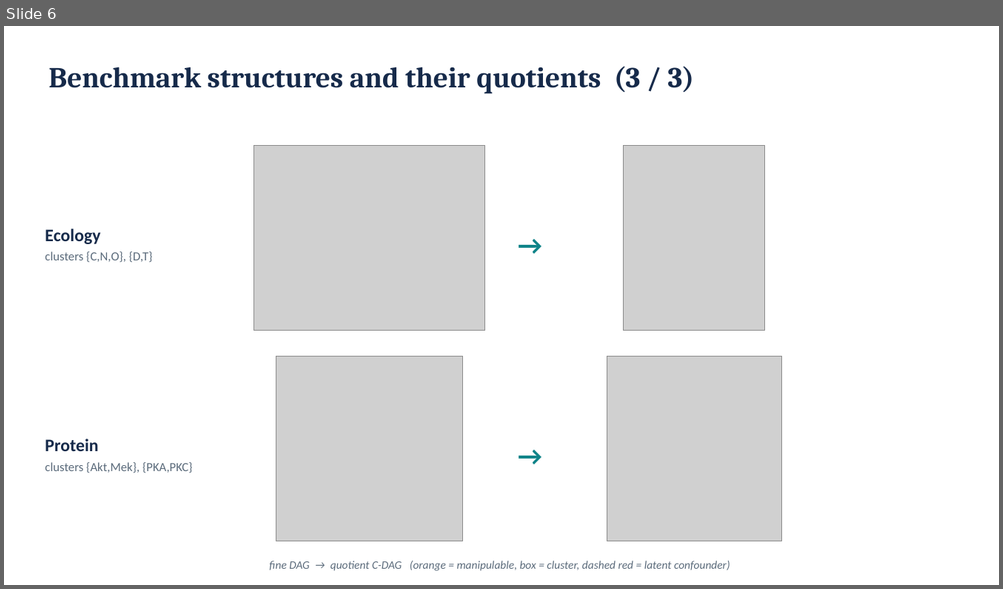
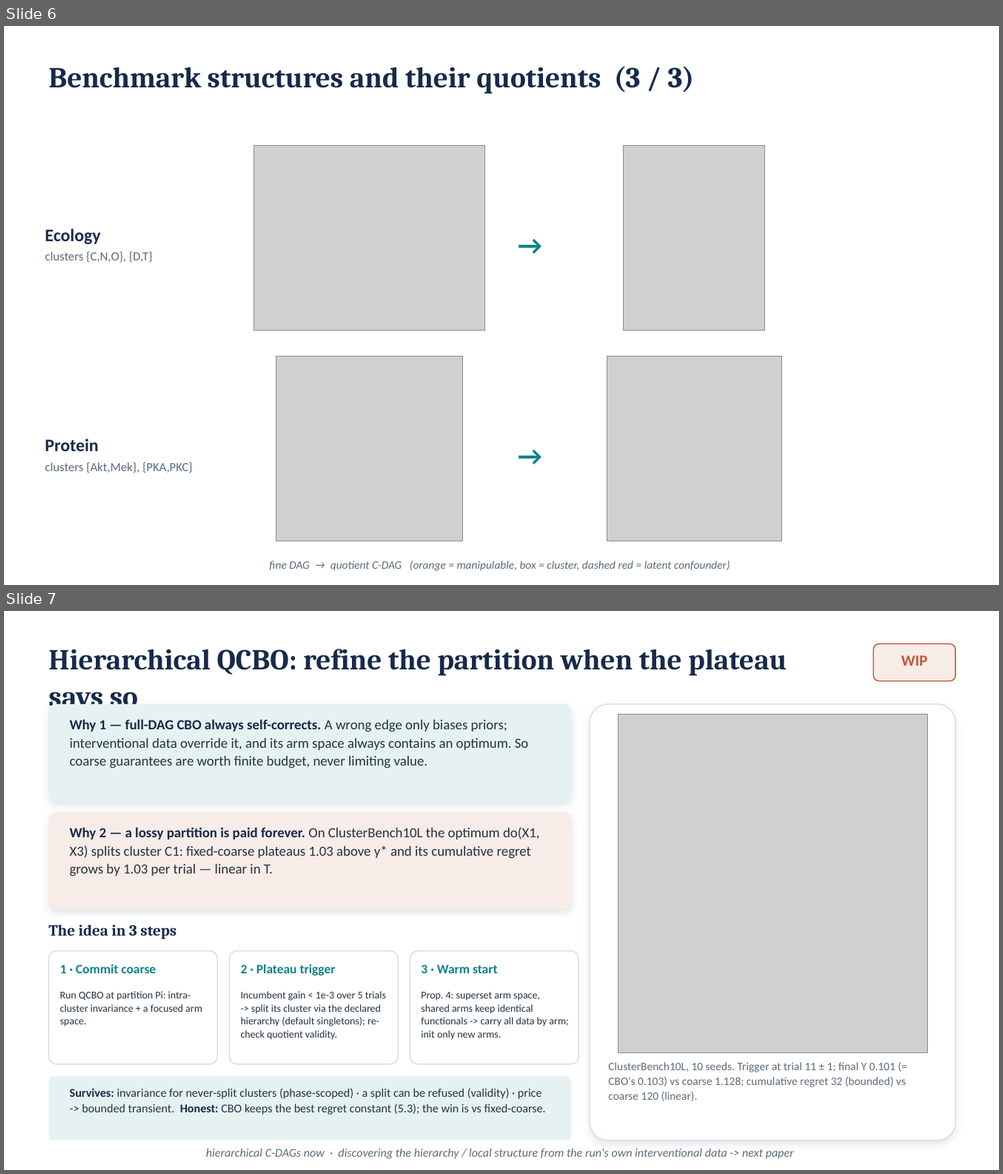
Before and after one commit to fmfsa/ccbo, a slide deck: slides/GAP_PA-GAP_explainer.pptx. Shown one above the other, each under a label of ours: slide 6 before the commit, slides 6 and 7 after it. The pictures are 1003x589 and 1003x1174 pixels, drawn with LibreOffice and Linux fonts; fonts in the diff are those of the drawing; grey boxes stand for pictures. Boxes give left, top, right and bottom in pixels: in the first picture for what was removed or moved away, otherwise in the second. Text is boxed around its words. In the diff, an @@ line names an element or a change of style, - is before the commit and + after.

```diff
--- a/slides/GAP_PA-GAP_explainer.pptx
+++ b/slides/GAP_PA-GAP_explainer.pptx
@@ slide 7 added at bbox=[4, 611, 999, 1170], background #FFFFFF @@
@@ text added at bbox=[48, 649, 786, 706], 28 pt, text #162A4A, bold @@
+Hierarchical QCBO: refine the partition when the plateau says so
@@ rounded rectangle added at bbox=[874, 644, 956, 681], fill #F7ECE7, outline #C2573A 1 pt @@
@@ text added at bbox=[901, 655, 928, 666], 15 pt, text #C2573A, bold @@
+WIP
@@ rounded rectangle added at bbox=[48, 704, 571, 801], fill #E6F2F2 @@
@@ text added at bbox=[70, 719, 529, 769], 13.5 pt, text #243242 @@
+Why 1 — full-DAG CBO always self-corrects. A wrong edge only biases priors; interventional data override it, and its arm space always contains an optimum. So coarse guarantees are worth finite budget, never limiting value.
@@ rounded rectangle added at bbox=[589, 704, 956, 1141], fill #FFFFFF, outline #D8DEE4 1 pt @@
@@ picture added at bbox=[618, 714, 928, 1054] @@
@@ rounded rectangle added at bbox=[48, 812, 571, 909], fill #F7ECE7 @@
@@ text added at bbox=[70, 827, 539, 877], 13.5 pt, text #243242 @@
+Why 2 — a lossy partition is paid forever. On ClusterBench10L the optimum do(X1, X3) splits cluster C1: fixed-coarse plateaus 1.03 above y* and its cumulative regret grows by 1.03 per trial — linear in T.
@@ text added at bbox=[48, 925, 176, 940], 15 pt, text #162A4A, bold @@
+The idea in 3 steps
@@ rounded rectangle added at bbox=[48, 951, 217, 1065], fill #FFFFFF, outline #D8DEE4 1 pt @@
@@ text added at bbox=[60, 964, 156, 974], 12.5 pt, text #0E8388, bold @@
+1 · Commit coarse
@@ rounded rectangle added at bbox=[229, 951, 398, 1065], fill #FFFFFF, outline #D8DEE4 1 pt @@
@@ text added at bbox=[241, 964, 336, 976], 12.5 pt, text #0E8388, bold @@
+2 · Plateau trigger
@@ rounded rectangle added at bbox=[410, 951, 578, 1065], fill #FFFFFF, outline #D8DEE4 1 pt @@
@@ text added at bbox=[421, 965, 498, 974], 12.5 pt, text #0E8388, bold @@
+3 · Warm start
@@ text added at bbox=[60, 991, 202, 1027], 10 pt, text #243242 @@
+Run QCBO at partition Pi: intra-cluster invariance + a focused arm space.
@@ text added at bbox=[241, 991, 386, 1040], 10 pt, text #243242 @@
+Incumbent gain < 1e-3 over 5 trials -> split its cluster via the declared hierarchy (default singletons); re-check quotient validity.
@@ text added at bbox=[421, 992, 568, 1039], 10 pt, text #243242 @@
+Prop. 4: superset arm space, shared arms keep identical functionals -> carry all data by arm; init only new arms.
@@ rounded rectangle added at bbox=[48, 1076, 571, 1141], fill #E6F2F2 @@
@@ text added at bbox=[608, 1062, 905, 1102], 11 pt, text #5B6B7B @@
+ClusterBench10L, 10 seeds. Trigger at trial 11 ± 1; final Y 0.101 (= CBO's 0.103) vs coarse 1.128; cumulative regret 32 (bounded) vs coarse 120 (linear).
@@ text added at bbox=[70, 1088, 546, 1115], 11.5 pt, text #243242 @@
+Survives: invariance for never-split clusters (phase-scoped) · a split can be refused (validity) · price -> bounded transient. Honest: CBO keeps the best regret constant (5.3); the win is vs fixed-coarse.
@@ text added at bbox=[206, 1149, 794, 1159], 11.5 pt, text #5B6B7B, italic @@
+hierarchical C-DAGs now · discovering the hierarchy / local structure from the run's own interventional data -> next paper
```
Also in this commit, not shown: 13 other files.
